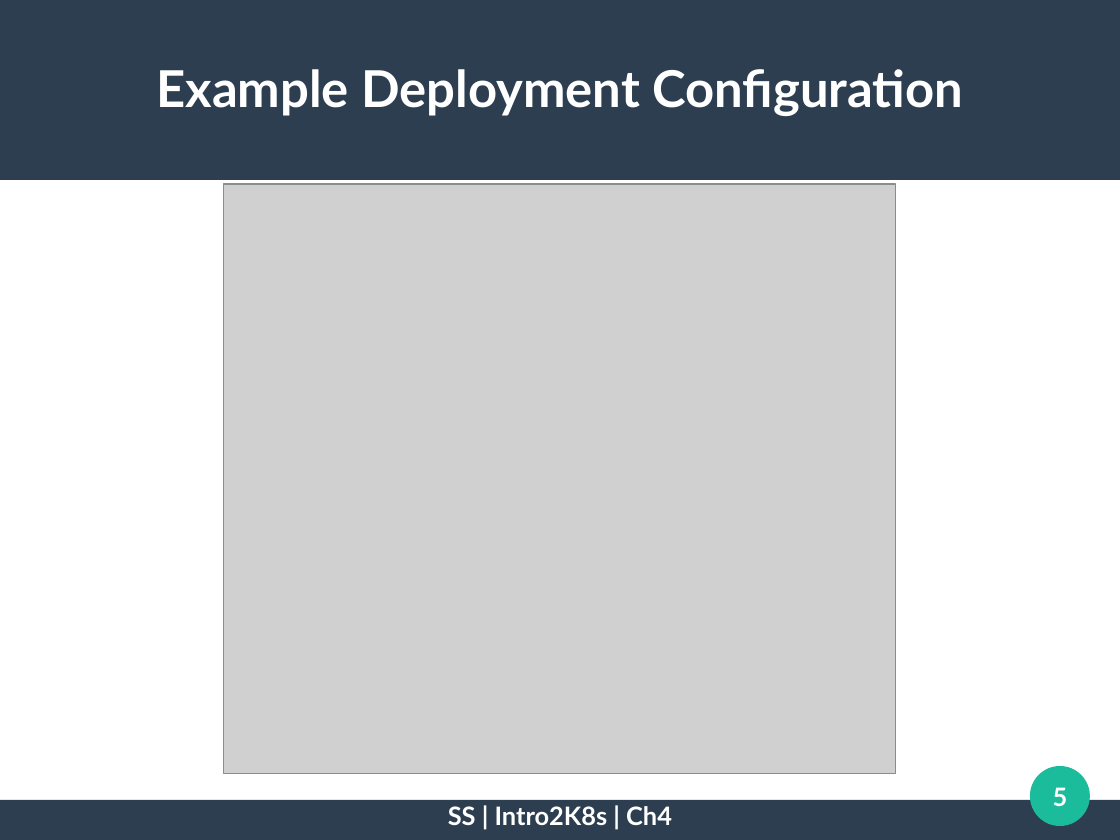
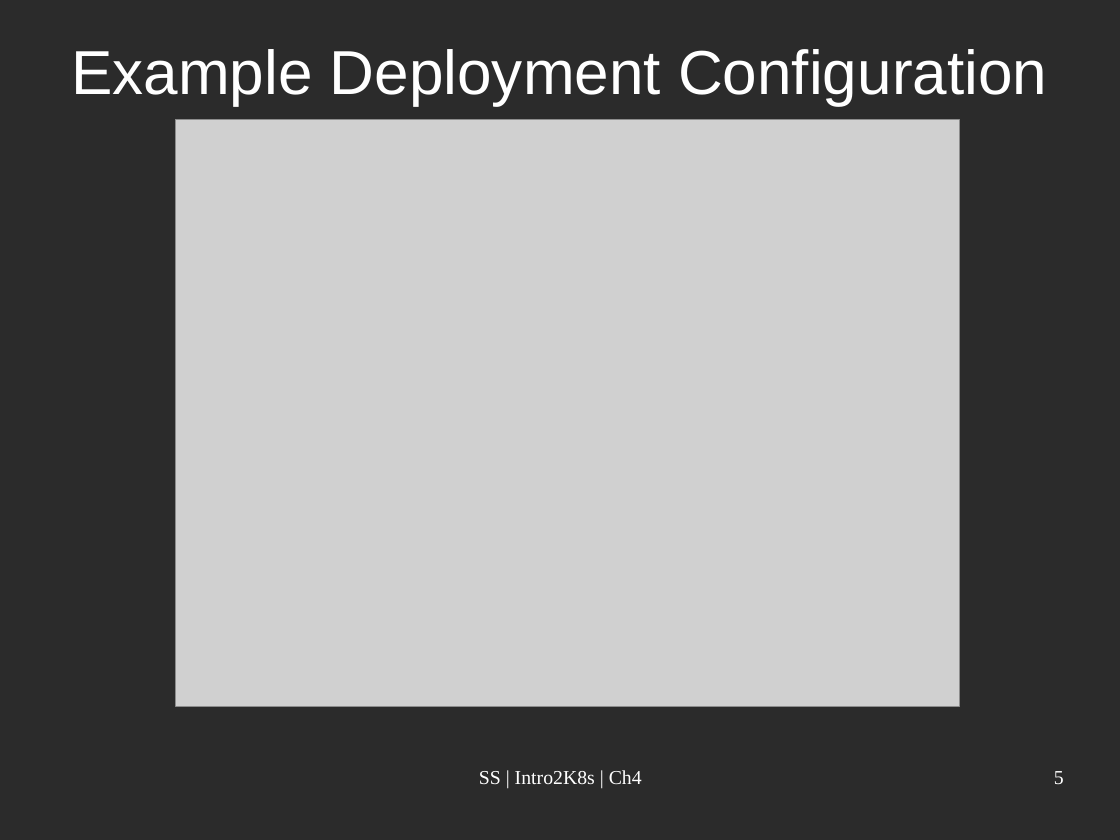
Before and after one commit to sufisalman/intro2k8s, a slide deck: slide 5 of chapter4/concepts/concepts4.odp. Drawn at 1120x840 pixels with LibreOffice and Linux fonts; fonts in the diff are those of the drawing; grey boxes stand for pictures; background and template pictures are left out; a plain dark background stands for a picture behind light text. Boxes give left, top, right and bottom in pixels: in the first picture for what was removed or moved away, otherwise in the second. Text is boxed around its words. In the diff, an @@ line names an element or a change of style, - is before the commit and + after.

```diff
--- a/chapter4/concepts/concepts4.odp
+++ b/chapter4/concepts/concepts4.odp
@@ background #FFFFFF to picture (left out) @@
@@ rectangle removed at <box>0,0,1120,180</box> @@
@@ title "Example Deployment Configuration": place and size @@
-title "Example Deployment Configuration" at <box>156,69,963,116</box>
+title "Example Deployment Configuration" at <box>71,49,1047,106</box>
@@ title "Example Deployment Configuration" at <box>71,49,1047,106</box>: size 36 to 44 pt, font Lato to Arial, bold off @@
@@ picture: place and size @@
-picture at <box>224,184,895,773</box>
+picture at <box>176,120,960,706</box>
@@ text "SS | Intro2K8s | Ch4": place and size @@
-text "SS | Intro2K8s | Ch4" at <box>448,806,672,825</box>
+text "SS | Intro2K8s | Ch4" at <box>479,770,642,784</box>
@@ text "SS | Intro2K8s | Ch4" at <box>479,770,642,784</box>: size 18 to 14 pt, font Lato to Times New Roman, bold off @@
@@ page number: place and size @@
-page number at <box>1053,787,1068,806</box>
+page number at <box>1054,771,1064,784</box>
@@ page number at <box>1054,771,1064,784</box>: size 18 to 14 pt, font Lato to Times New Roman, bold off; alignment centre to right; vertical alignment middle to top @@
@@ ellipse removed at <box>1031,766,1091,826</box> @@
@@ rectangle removed at <box>0,800,1120,839</box> @@
```
Also in this commit, not shown: 3 other slides changed, 1 slide added, 1 slide removed, 7 other files.
